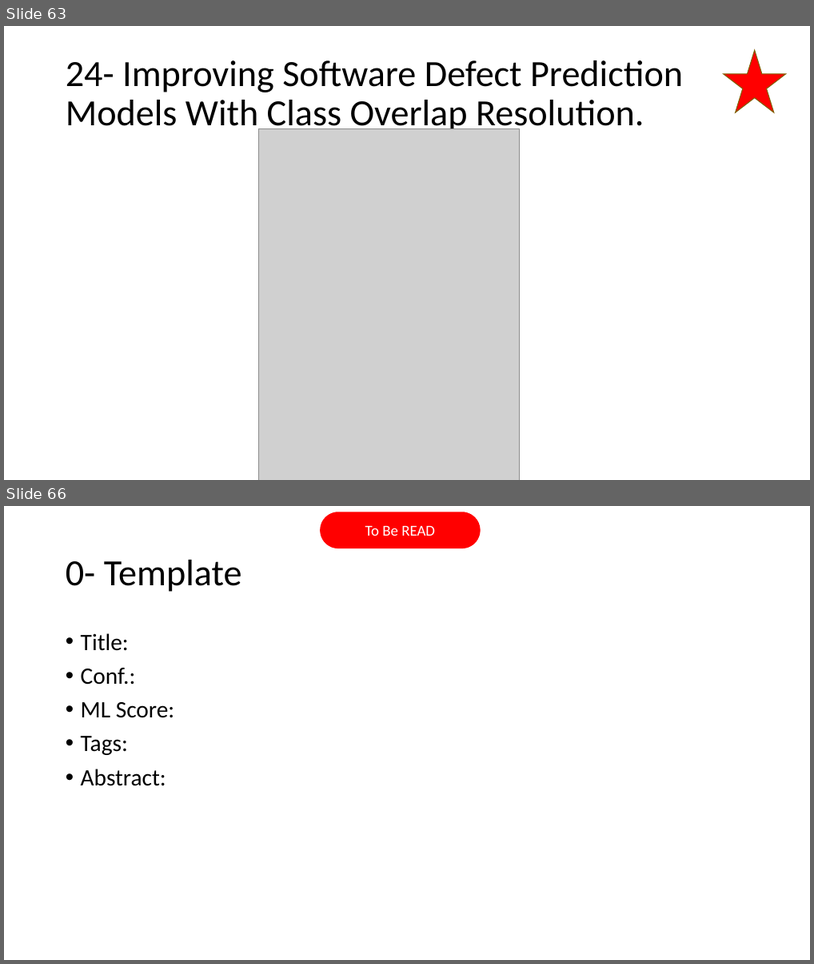
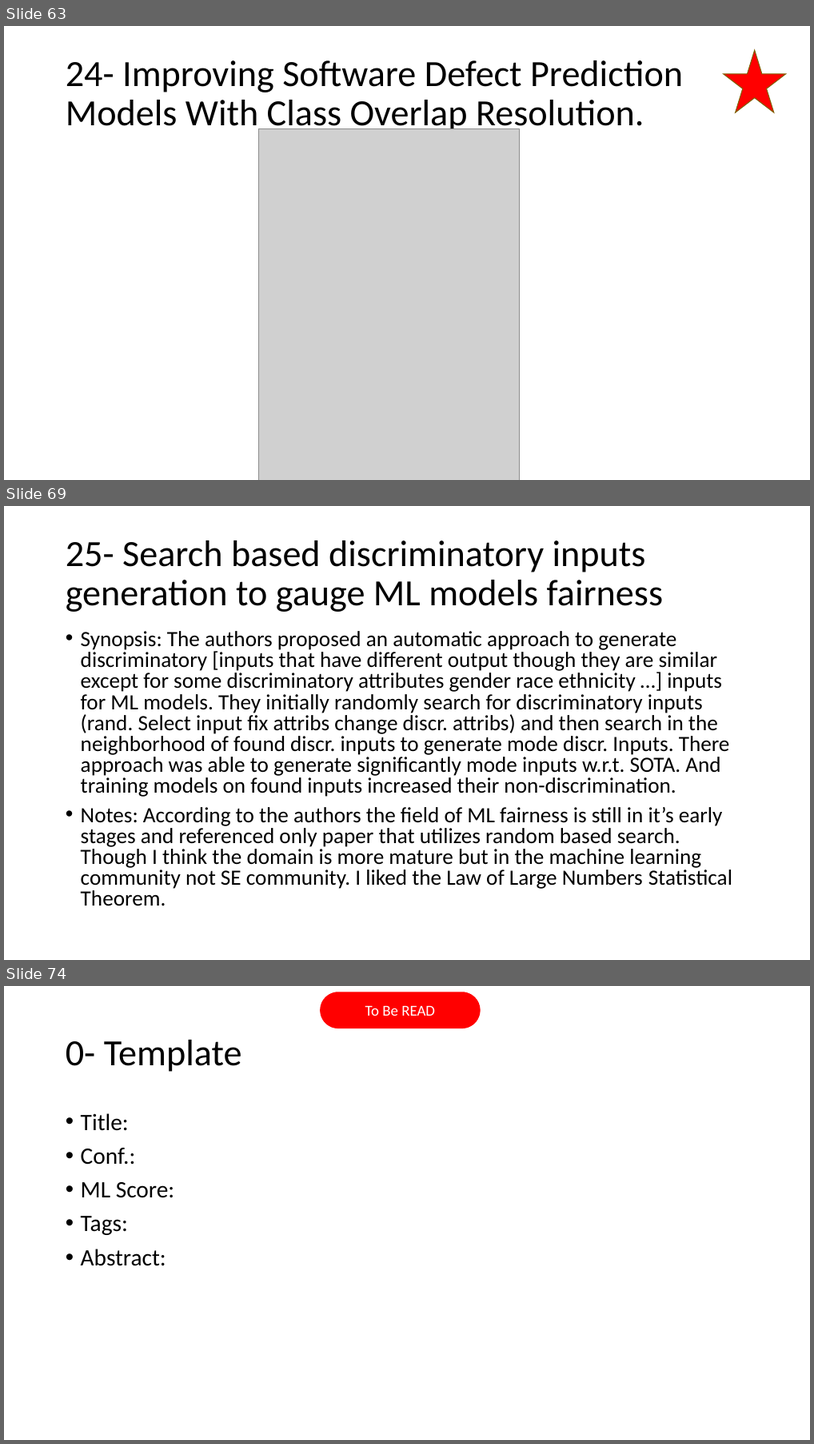
Before and after one commit to AhmadM-DL/SEML, a slide deck: SEML.pptx. Shown one above the other, each under a label of ours: slides 63 and 66 before the commit, slides 63, 69 and 74 after it; the slides between them are not shown. The pictures are 814x964 and 814x1444 pixels, drawn with LibreOffice and Linux fonts; fonts in the diff are those of the drawing; grey boxes stand for pictures. Boxes give left, top, right and bottom in pixels: in the first picture for what was removed or moved away, otherwise in the second. Text is boxed around its words. In the diff, an @@ line names an element or a change of style, - is before the commit and + after.

```diff
--- a/SEML.pptx
+++ b/SEML.pptx
@@ slide 69 added at [4,506,810,960], background #FFFFFF @@
@@ title added at [66,540,663,612], 44 pt, text #000000 @@
+25- Search based discriminatory inputs generation to gauge ML models fairness
@@ text added at [81,631,733,906], 25.9 pt, text #000000 @@
+• Synopsis: The authors proposed an automatic approach to generate discriminatory [inputs that have different output though they are similar except for some discriminatory attributes gender race ethnicity …] inputs for ML models. They initially randomly search for discriminatory inputs (rand. Select input fix attribs change discr. attribs) and then search in the neighborhood of found discr. inputs to generate mode discr. Inputs. There approach was able to generate significantly mode inputs w.r.t. SOTA. And training models on found inputs increased their non-discrimination.
+• Notes: According to the authors the field of ML fairness is still in it’s early stages and referenced only paper that utilizes random based search. Though I think the domain is more mature but in the machine learning community not SE community. I liked the Law of Large Numbers Statistical Theorem.
@@ what was slide 66 is now slide 74 @@
```
Also in this commit, not shown: 2 slides changed, 7 other slides added, 7 other files.
